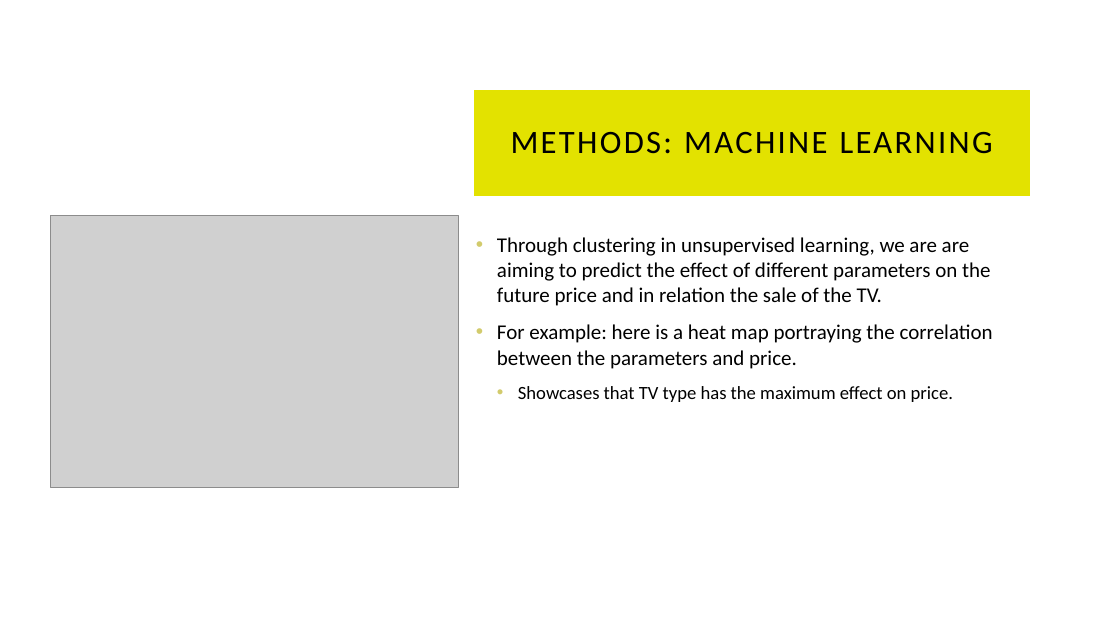
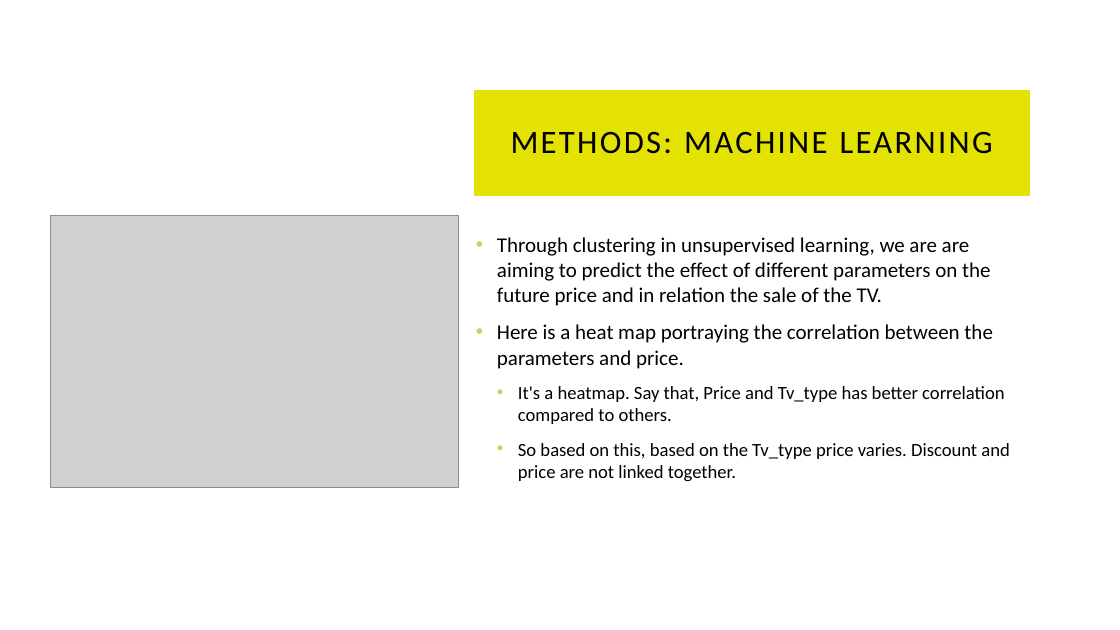
Before and after one commit to kdmorjam/Project_4_BestBuy, a slide deck: slide 6 of Ishita/BestBuy.pptx. Drawn at 1120x630 pixels with LibreOffice and Linux fonts; fonts in the diff are those of the drawing; grey boxes stand for pictures. Boxes give left, top, right and bottom in pixels: in the first picture for what was removed or moved away, otherwise in the second. Text is boxed around its words. In the diff, an @@ line names an element or a change of style, - is before the commit and + after.

```diff
--- a/Ishita/BestBuy.pptx
+++ b/Ishita/BestBuy.pptx
@@ text at (x1=497, y1=324, x2=1009, y2=482): text changed; size 18 to 16 pt @@
-• For example: here is a heat map portraying the correlation between the parameters and price.
-  • Showcases that TV type has the maximum effect on price.
+• Here is a heat map portraying the correlation between the parameters and price.
+  • It's a heatmap. Say that, Price and Tv_type has better correlation compared to others.
+  • So based on this, based on the Tv_type price varies. Discount and price are not linked together.
```
Also in this commit, not shown: 8 slides added, 1 other file.
